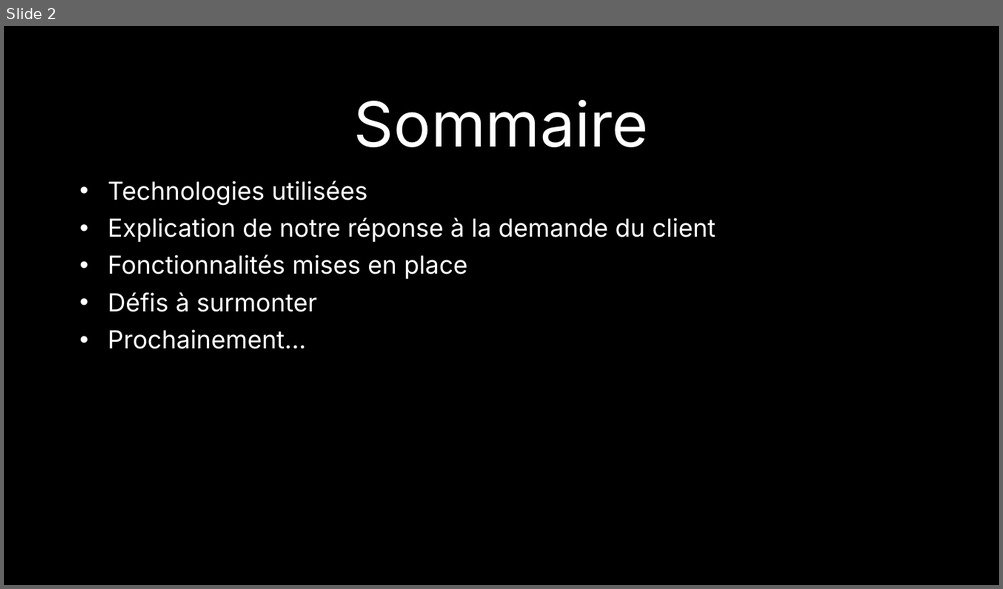
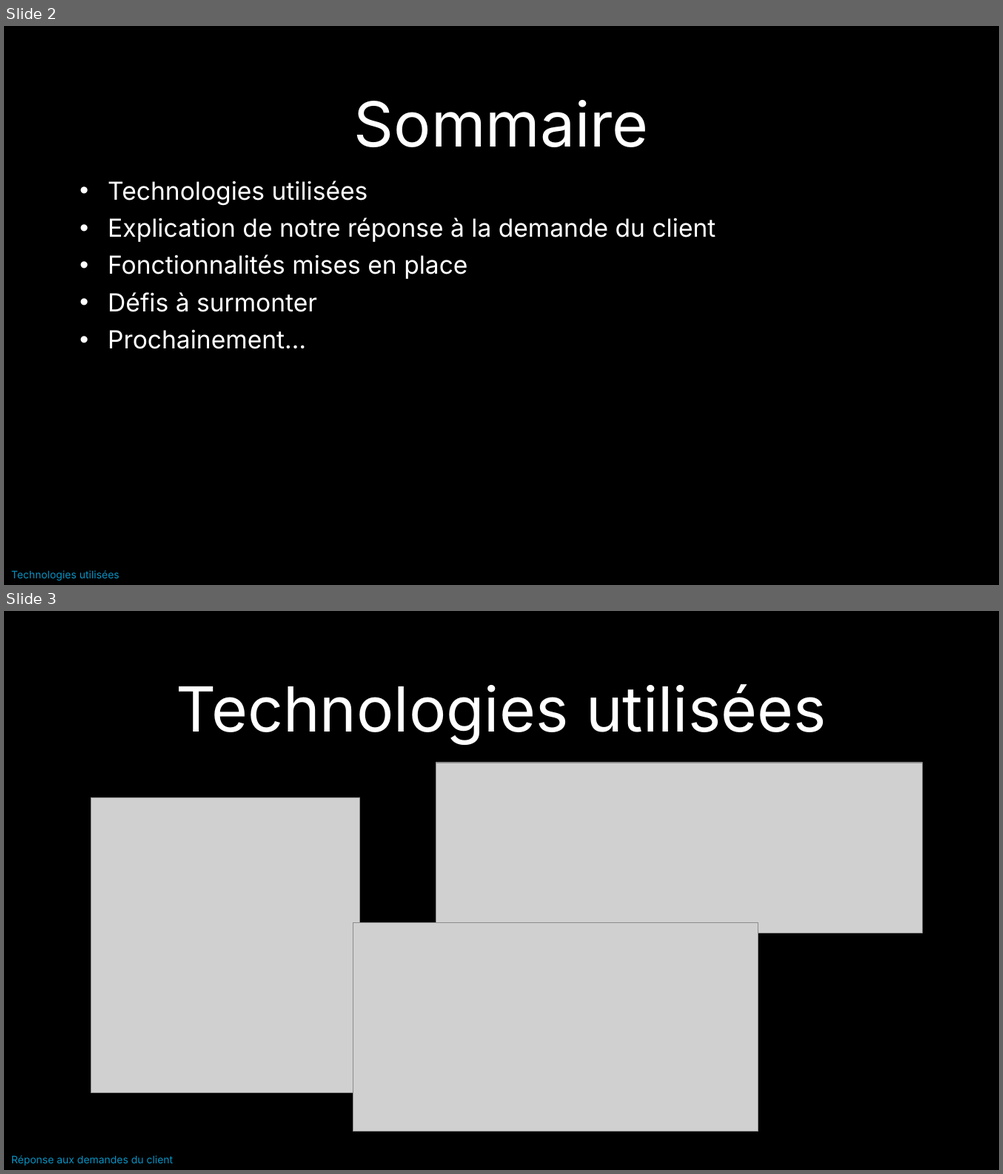
Before and after one commit to EDM115-org/Senescalade, a slide deck: Organisation/Rendus/Présentation Janvier 2024.pptx. Shown one above the other, each under a label of ours: slide 2 before the commit, slides 2 and 3 after it. The pictures are 1003x589 and 1003x1174 pixels, drawn with LibreOffice and Linux fonts; fonts in the diff are those of the drawing; grey boxes stand for pictures; background and template pictures are left out. Boxes give left, top, right and bottom in pixels: in the first picture for what was removed or moved away, otherwise in the second. Text is boxed around its words. In the diff, an @@ line names an element or a change of style, - is before the commit and + after.

```diff
--- a/Organisation/Rendus/Présentation Janvier 2024.pptx
+++ b/Organisation/Rendus/Présentation Janvier 2024.pptx
@@ slide 3 added at <box>4,611,999,1170</box>, background picture (left out) @@
@@ text added at <box>176,684,826,745</box>, 60 pt, text #000000 @@
+Technologies utilisées
@@ picture added at <box>436,763,922,933</box> @@
@@ picture added at <box>91,798,360,1093</box> @@
@@ picture added at <box>353,923,758,1132</box> @@
@@ text added at <box>11,1156,173,1166</box>, 10 pt, text #0893C4 @@
+Réponse aux demandes du client
@@ slide 2 changed as well @@
@@ text added at <box>11,571,119,581</box>, 10 pt, text #0893C4 @@
+Technologies utilisées
```
Also in this commit, not shown: 4 other slides changed, 3 other slides added, 2 slides removed.
